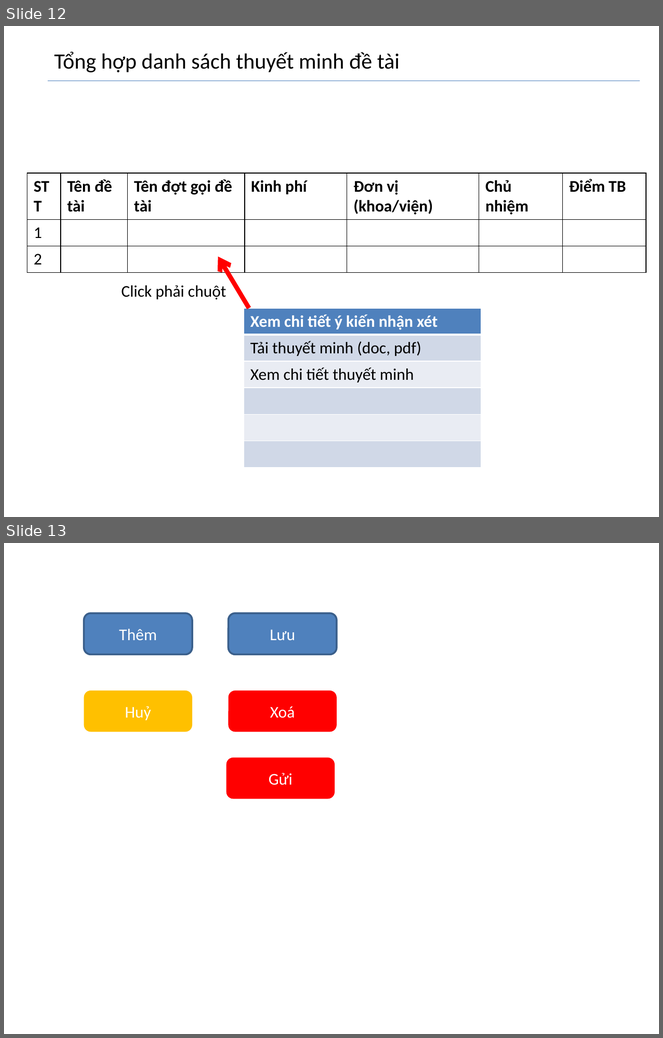
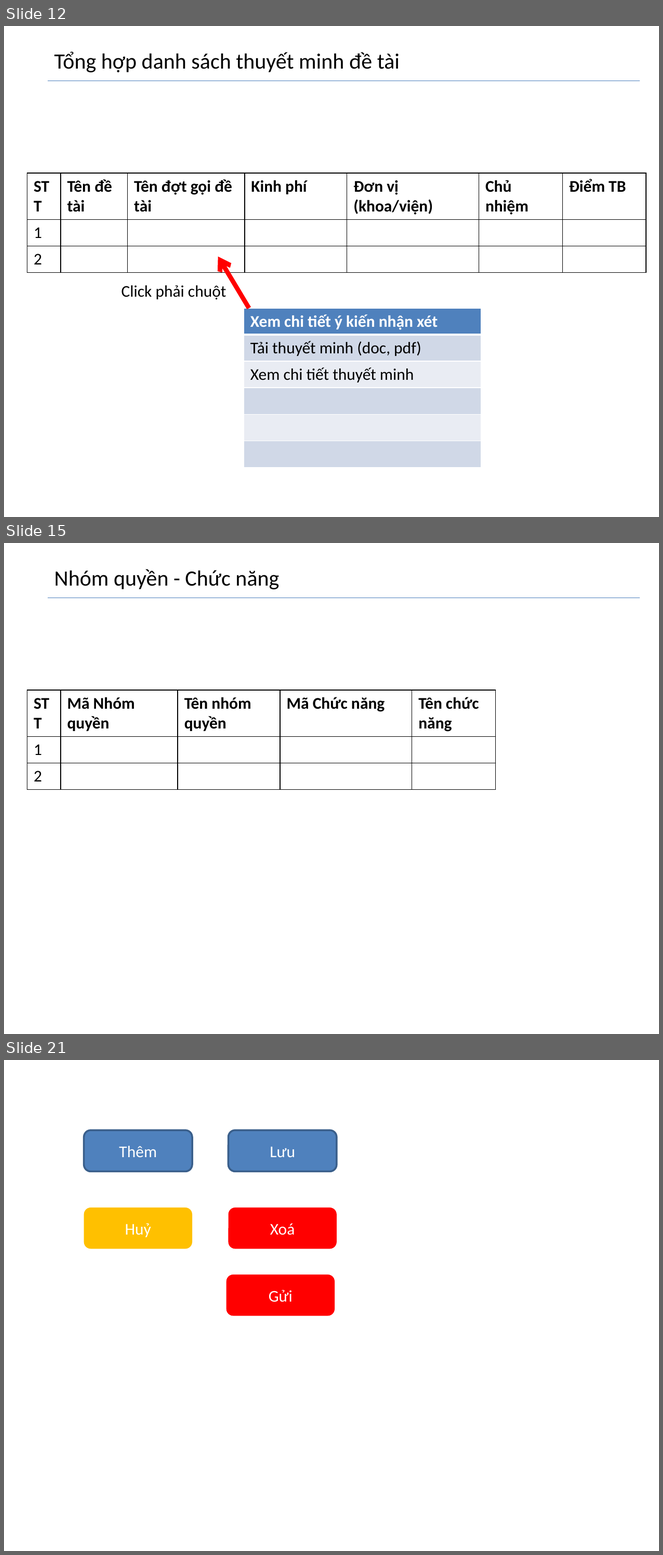
Before and after one commit to dungkhmt/bkofbiz, a slide deck: screen-ui-design/screen-ui-design.pptx. Shown one above the other, each under a label of ours: slides 12 and 13 before the commit, slides 12, 15 and 21 after it; the slides between them are not shown. The pictures are 663x1038 and 663x1555 pixels, drawn with LibreOffice and Linux fonts; fonts in the diff are those of the drawing. Boxes give left, top, right and bottom in pixels: in the first picture for what was removed or moved away, otherwise in the second. Text is boxed around its words. In the diff, an @@ line names an element or a change of style, - is before the commit and + after.

```diff
--- a/screen-ui-design/screen-ui-design.pptx
+++ b/screen-ui-design/screen-ui-design.pptx
@@ slide 15 added at [4,543,659,1034], background #FFFFFF @@
@@ text added at [54,569,279,590], 24 pt, text #000000 @@
+Nhóm quyền - Chức năng
@@ line added from (48, 598) to (640, 598), #4B7EBC 0.75 pt @@
@@ table added at [27,690,495,788], 3 rows, 5 columns @@
+STT | Mã Nhóm quyền | Tên nhóm quyền | Mã Chức năng | Tên chức năng
+1 |  |  |  | 
+2 |  |  |  | 
@@ what was slide 13 is now slide 21 @@
```
Also in this commit, not shown: 7 other slides added, 13 other files.
